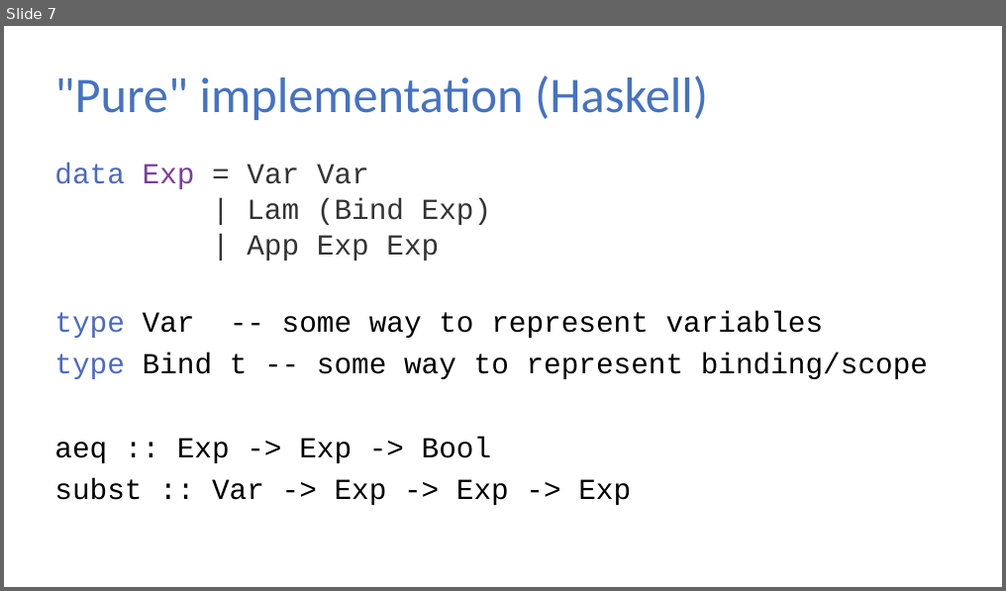
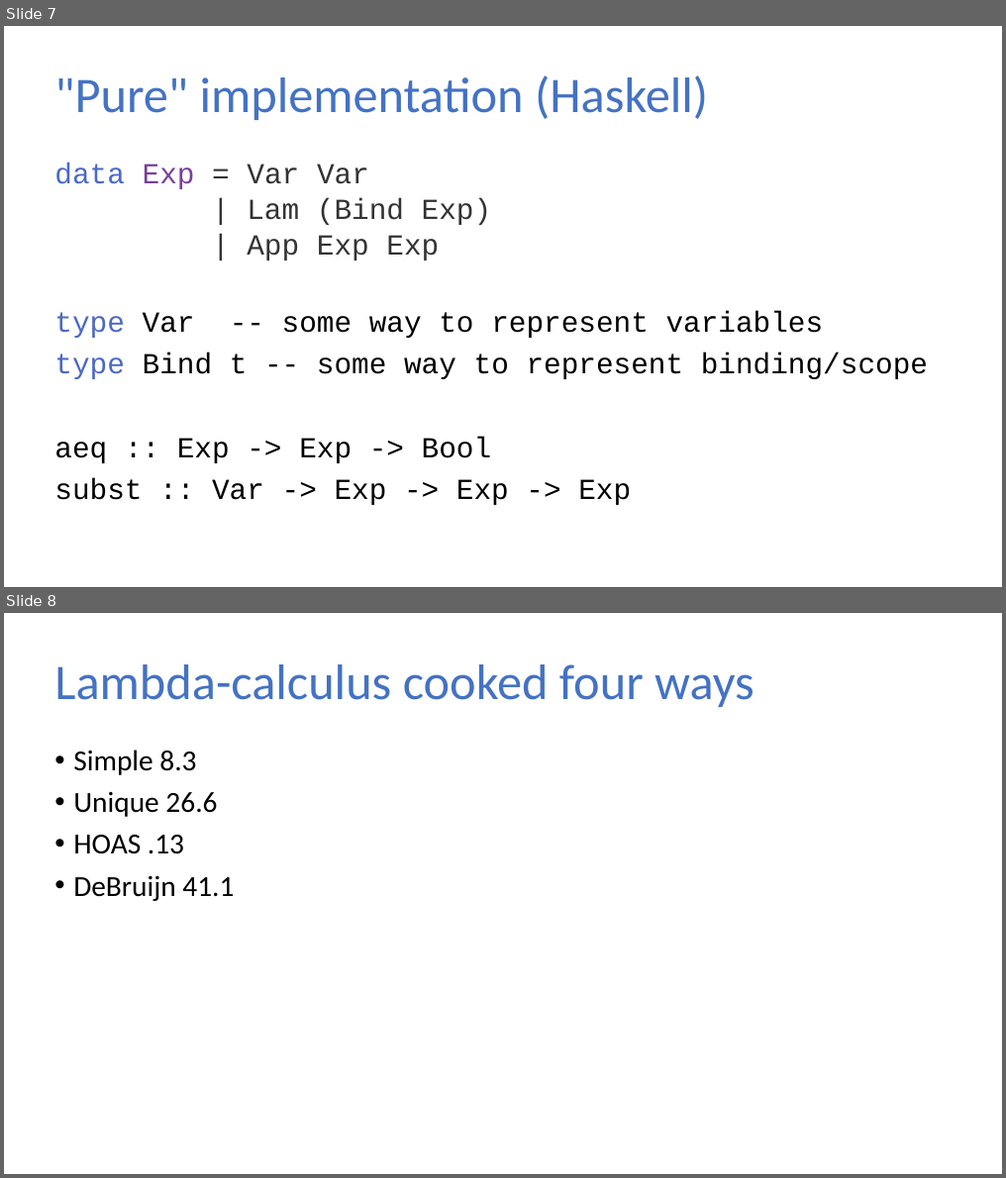
Before and after one commit to sweirich/lambda-n-ways, a slide deck: plclub-2021.pptx. Shown one above the other, each under a label of ours: slide 7 before the commit, slides 7 and 8 after it. The pictures are 1006x591 and 1006x1178 pixels, drawn with LibreOffice and Linux fonts; fonts in the diff are those of the drawing. Boxes give left, top, right and bottom in pixels: in the first picture for what was removed or moved away, otherwise in the second. Text is boxed around its words. In the diff, an @@ line names an element or a change of style, - is before the commit and + after.

```diff
--- a/plclub-2021.pptx
+++ b/plclub-2021.pptx
@@ slide 8 added at bbox=[4, 613, 1002, 1174], background #FFFFFF @@
@@ title added at bbox=[54, 664, 754, 707], 36 pt, text #4472C4 @@
+Lambda-calculus cooked four ways
@@ text added at bbox=[73, 750, 234, 901], 21 pt, text #000000 @@
+• Simple 8.3
+• Unique 26.6
+• HOAS .13
+• DeBruijn 41.1
```
Also in this commit, not shown: 2 slides changed, 23 other files.
